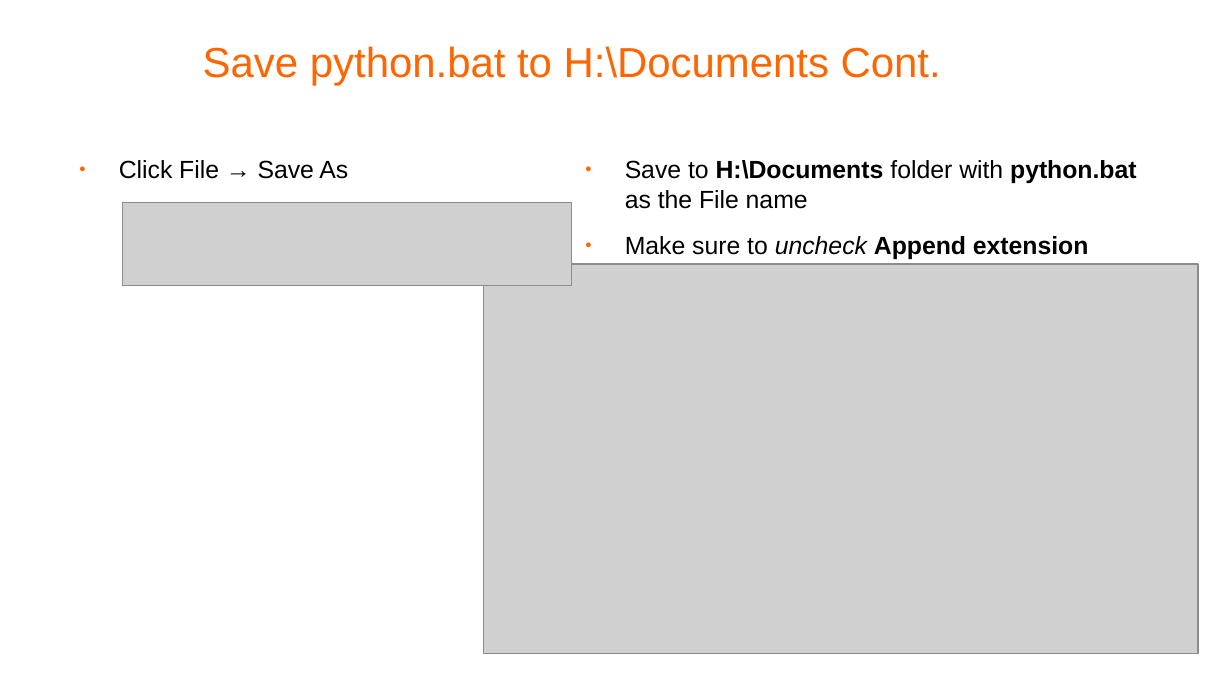
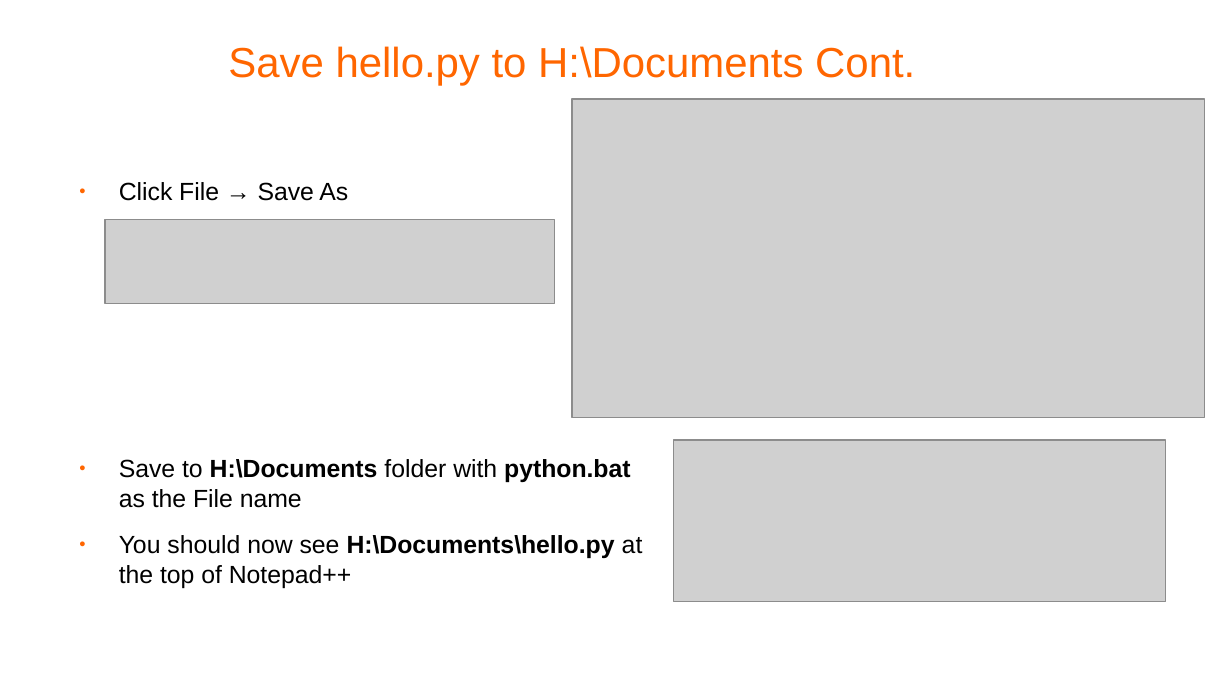
Before and after one commit to pellcorp/coding, a slide deck: slide 10 of docs/python-coding.odp (slide 7 before the commit). Drawn at 1232x693 pixels with LibreOffice and Linux fonts; fonts in the diff are those of the drawing; grey boxes stand for pictures; background and template pictures are left out. Boxes give left, top, right and bottom in pixels: in the first picture for what was removed or moved away, otherwise in the second. Text is boxed around its words. In the diff, an @@ line names an element or a change of style, - is before the commit and + after.

```diff
--- a/docs/python-coding.odp
+++ b/docs/python-coding.odp
@@ title at bbox=[228, 46, 915, 85]: text changed @@
-Save python.bat to H:\Documents Cont.
+Save hello.py to H:\Documents Cont.
@@ picture added at bbox=[572, 99, 1205, 418] @@
@@ text removed at bbox=[119, 160, 348, 179] @@
-● Click File → Save As
@@ text removed at bbox=[625, 160, 1136, 259] @@
-● Save to H:\Documents folder with python.bat as the File name
-● Make sure to uncheck Append extension
@@ text added at bbox=[119, 182, 643, 588], 16 pt, text #000000 @@
+● Click File → Save As
+● Save to H:\Documents folder with python.bat as the File name
+● You should now see H:\Documents\hello.py at the top of Notepad++
@@ picture: place and size @@
-picture at bbox=[123, 202, 572, 286]
+picture at bbox=[105, 220, 555, 304]
@@ picture: place and size @@
-picture at bbox=[484, 264, 1198, 653]
+picture at bbox=[674, 440, 1167, 603]
```
Also in this commit, not shown: 3 other slides changed, 1 slide added, 1 slide removed, 3 other files.
